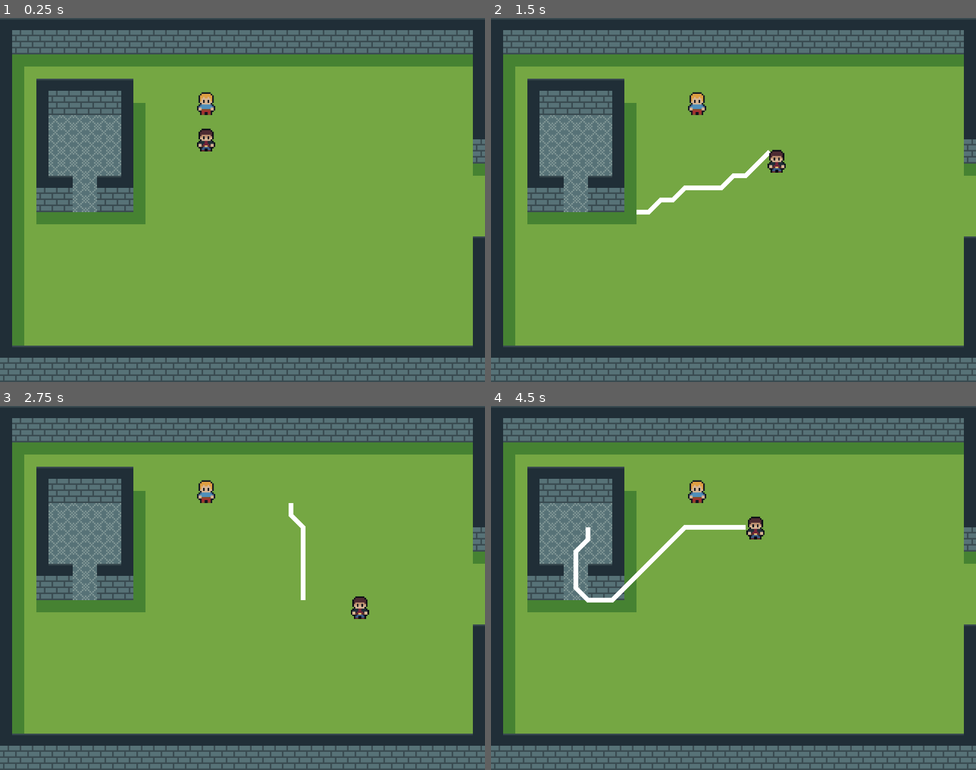
Above: before the commit, frames 1-4 (two rows, left to right).
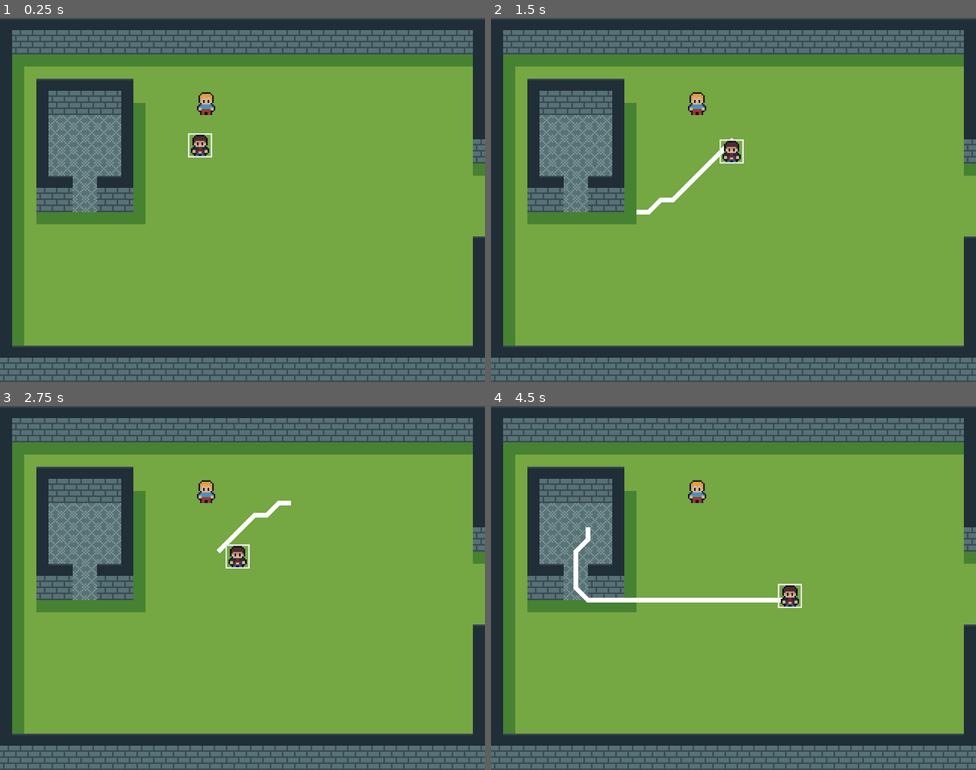
Above: after the commit, the same moments.

Repository: Paraldos/vampire-game
Game: Godot game, scene res://level/graveyard.tscn
Same seed, same stepped clock (60 frames per second), same inputs: the game is played once before the commit and once after it.
Inputs (mouse positions are in pixels of both pictures, inside the frame that each line leads up to):
- Up to frame 1 (0.25 s): no input
- Up to frame 2 (1.5 s): tap Enter at 0.5 s; move the mouse to (840, 181) at 0.52 s; hold D (right) 0.53-1.28 s; tap Space (action) at 0.6, 1.35 s; click (840, 181) at 0.67 s; move the mouse to (636, 218) at 1.27 s; hold S (down) from 1.28 s (still down); click (636, 218) at 1.42 s
- Up to frame 3 (2.75 s): move the mouse to (291, 507) at 2.02 s; release S (down) at 2.03 s; hold D (right) from 2.03 s (still down); tap Space (action) at 2.1 s; click (291, 507) at 2.17 s
- Up to frame 4 (4.5 s): move the mouse to (709, 660) at 2.77 s; release D (right) at 2.78 s; hold W (up) 2.78-3.53 s; tap Space (action) at 2.85, 3.6, 4.35 s; click (709, 660) at 2.92 s; move the mouse to (879, 642) at 3.52 s; hold A (left) from 3.53 s (still down); click (879, 642) at 3.67 s; move the mouse to (588, 533) at 4.27 s; click (588, 533) at 4.42 s

The runs differ from the first frame. In frame 1, 0.3% of the frame differs, in the area x 38-45%, y 30-39%; in frame 2, 0.9%; in frame 3, 1.0%; in frame 4, 1.3%, in the area x 24-65%, y 30-56%.

Commit message:
updated astar

Diff:
--- a/level/graveyard.tscn
+++ b/level/graveyard.tscn
@@ -14,7 +14,7 @@
 position = Vector2(136, 56)
 
 [node name="Player" parent="." index="2" instance=ExtResource("2_ujcix")]
-position = Vector2(136, 80)
+position = Vector2(128, 80)
 
 [node name="SceneTransition" parent="." index="3" instance=ExtResource("4_wb1sq")]
 position = Vector2(320, 120)
--- a/level/template/tile_map_layer.gd
+++ b/level/template/tile_map_layer.gd
@@ -33,7 +33,7 @@
 func _init_astar():
 	astar_grid = AStarGrid2D.new()
 	astar_grid.region = Rect2i(get_used_rect())
-	astar_grid.cell_size = Vector2i(16,16)
+	astar_grid.cell_size = Vector2i(8,8)
 	astar_grid.default_compute_heuristic = AStarGrid2D.HEURISTIC_OCTILE
 	astar_grid.update()
 	for cell: Vector2i in get_used_cells():
--- a/player/player.gd
+++ b/player/player.gd
@@ -1,23 +1,36 @@
-extends CharacterBody2D
+extends Node2D
 
 @export var speed: float = 70.0
-var path : Array[Vector2i]
+var path : Array[Vector2]
+var move_speed = 0.2
+var moving = false
 
 func _physics_process(_delta: float) -> void:
 	if Input.is_mouse_button_pressed(MOUSE_BUTTON_LEFT):
-		var player_tile = Utils.map.local_to_map(global_position)
-		var clicked_tile = Utils.map.local_to_map(get_global_mouse_position())
-		path = Utils.map.get_astar_path(player_tile, clicked_tile)
-	var input = _get_input()
-	_move(input)
+		_on_left_click()
+	if path and not moving:
+		_move()
 
-func _get_input():
-	var input = Vector2.ZERO
-	input.x = Input.get_action_strength("right") - Input.get_action_strength("left")
-	input.y = Input.get_action_strength("down") - Input.get_action_strength("up")
-	input = input.normalized()
-	return input
+func _on_left_click():
+	# player tile
+	var player_tile: Vector2i = Utils.map.local_to_map(global_position)
+	if path.size() > 0: player_tile = Utils.map.local_to_map(path[0])
+	# clicked tile
+	var clicked_tile: Vector2i = Utils.map.local_to_map(get_global_mouse_position())
+	# path
+	var tile_path: Array[Vector2i] = Utils.map.get_astar_path(player_tile, clicked_tile)
+	path.clear()
+	for tile in tile_path:
+		path.append(Utils.map.map_to_local(tile))
+	print(tile_path)
+	print(path)
+	if path.size() > 0 and global_position.distance_to(path[0]) < 0.5:
+		path.pop_front()
 
-func _move(input: Vector2):
-	velocity = input * speed
-	move_and_slide()
+func _move():
+	moving = true
+	var target = path.pop_front()
+	var tween = create_tween()
+	tween.tween_property(self, "global_position", target, move_speed)
+	await tween.finished
+	moving = false
--- a/player/player.tscn
+++ b/player/player.tscn
@@ -2,23 +2,16 @@
 
 [ext_resource type="Texture2D" uid="uid://babnkhcgcxvah" path="res://assets/images/player-Sheet.png" id="1_4flbx"]
 [ext_resource type="Script" uid="uid://ctnu6tr34hsdb" path="res://player/player.gd" id="1_onrkg"]
+[ext_resource type="Texture2D" uid="uid://dx75gk7exnmy1" path="res://assets/images/frame.png" id="3_g1dw6"]
 
-[sub_resource type="CapsuleShape2D" id="CapsuleShape2D_onrkg"]
-radius = 4.0
-height = 16.0
-
-[node name="Player" type="CharacterBody2D"]
-collision_layer = 2
-collision_mask = 7
+[node name="Player" type="Node2D"]
 script = ExtResource("1_onrkg")
-speed = null
 
 [node name="Sprite2D" type="Sprite2D" parent="."]
+position = Vector2(4, 4)
 texture = ExtResource("1_4flbx")
 hframes = 15
 
-[node name="CollisionShape2D" type="CollisionShape2D" parent="."]
-position = Vector2(0, 4)
-rotation = 1.5707964
-scale = Vector2(0.9, 0.9)
-shape = SubResource("CapsuleShape2D_onrkg")
+[node name="Sprite2D2" type="Sprite2D" parent="."]
+position = Vector2(4, 4)
+texture = ExtResource("3_g1dw6")
Binary file added: assets/images/frame.aseprite
Binary file added: assets/images/frame.png
Not shown, added: assets/images/frame.png.import
